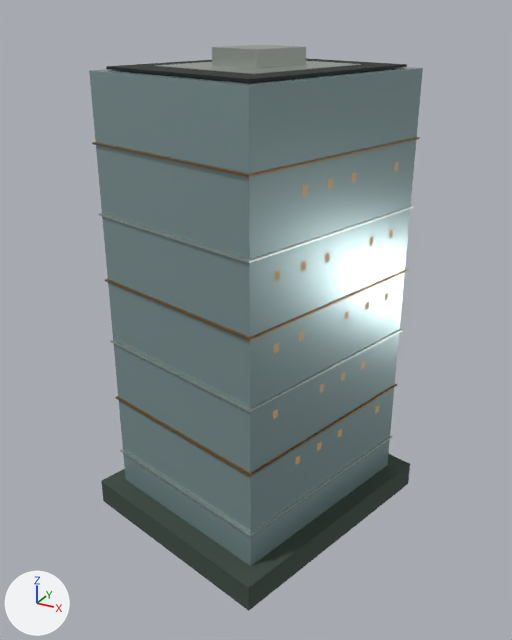
One commit to the Blender file landmarks/assets/china-overseas.blend: the scene before it, then after it.
Before and after are seen from a 50 mm camera at (69.0, -126.8, 109.9) aimed at (0.5, -2.4, 47.7). The axes (+X, +Y, +Z) are drawn at lower left. The lights are the same throughout. The picture after the commit comes second.

In view in the first picture: 'crown_screen', 'crown_step', 'envelope', 'floor_bands', 'floor_bands.001', 'night_windows', 'podium', 'roof_deck'.
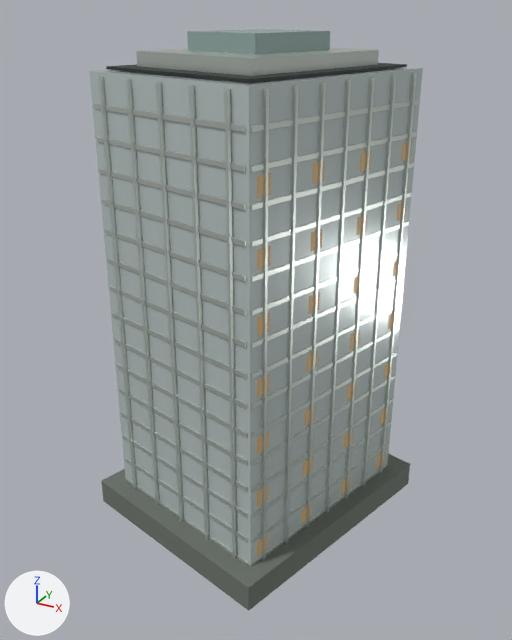
What differs and where, as boxes (x1, y1, x2, y2) in the pictures (512 x 640 px):
'envelope', recoloured, surface changed (grey to light grey)
    both: (89, 67, 423, 566)
'fins', added
    after: (99, 73, 417, 560)
'floor_bands', recoloured, reshaped (41% taller)
    before: (99, 206, 413, 537)
    after: (94, 100, 420, 566)
'podium', recoloured, surface changed (lighter)
    both: (101, 454, 410, 611)
'crown_step', recoloured, reshaped
    before: (155, 61, 362, 74)
    after: (136, 48, 379, 76)
'crown_screen', recoloured, reshaped
    before: (212, 45, 306, 68)
    after: (187, 29, 330, 55)
'night_windows', reshaped
    before: (273, 162, 399, 465)
    after: (257, 141, 412, 556)
'floor_bands.001', deleted
    before: (92, 137, 420, 477)
part 1 of me_crown_step, rebuilt (not visible afterwards)
    before: (155, 61, 358, 74)
part 2 of me_crown_step, deleted
    before: (254, 64, 362, 74)
part 3 of me_crown_step, deleted
    before: (159, 66, 253, 74)
part 4 of me_crown_step, added
    after: (136, 48, 379, 76)
part 6 of me_floor_bands, rebuilt
    before: (250, 436, 393, 537)
    after: (252, 443, 388, 539)
part 7 of me_floor_bands, rebuilt (6% narrower)
    before: (120, 450, 250, 537)
    after: (125, 457, 247, 539)
part 8 of me_floor_bands, deleted
    before: (99, 214, 249, 263)
part 9 of me_floor_bands, built on
    before: (99, 206, 413, 535)
    after: (94, 100, 420, 566)

The change, as a diff of the scene's bpy script:
```diff
--- a/landmarks/assets/china-overseas.blend.py
+++ b/landmarks/assets/china-overseas.blend.py
@@ mat_glass @@
 mat_glass = principled_material('glass')
-mat_glass.base_color = (0.27, 0.381, 0.392)  # grey #8ea6a8
-mat_glass.metallic = 0.42
-mat_glass.roughness = 0.24
+mat_glass.base_color = (0.558, 0.644, 0.631)  # light grey #c5d2d0
+mat_glass.metallic = 0.22
+mat_glass.roughness = 0.16
@@ mat_metal @@
 mat_metal = principled_material('metal')
-mat_metal.base_color = (0.539, 0.591, 0.546)  # light grey #c2cac3
+mat_metal.base_color = (0.665, 0.723, 0.672)  # light grey #d5ddd6
 mat_metal.metallic = 0.82
@@ mat_stone @@
 mat_stone = principled_material('stone')
-mat_stone.base_color = (0.0452, 0.0704, 0.0545)  # greyish green #3c4b42
+mat_stone.base_color = (0.153, 0.175, 0.15)  # grey #6d746c
 mat_stone.metallic = 0.04
-mat_stone.roughness = 0.84
+mat_stone.roughness = 0.78
@@ me_crown_step @@
-me_crown_step.from_pydata(...)  # 24 vertices, 6 faces; spans x -16.5..16.5, y -18.0..18.0, z 95.0..100.0
+me_crown_step.from_pydata(...)  # 24 vertices, 6 faces; spans x -19.2..19.2, y -20.9..20.9, z 99.8..102.6
+# me_crown_step part 1: the loose piece of 4 vertices spanning x -16.5..16.5, y -18.0..18.0, z 100.0 is rebuilt with 4 vertices and now spans x -19.2..19.2, y -20.9..20.9, z 99.8
+# me_crown_step part 2: the loose piece of 4 vertices spanning x 8.6..16.5, y -18.0..11.2, z 95.0..100.0 is deleted
+# me_crown_step part 3: the loose piece of 4 vertices spanning x -16.5..8.6, y -18.0..-11.2, z 95.0..100.0 is deleted
+# me_crown_step part 4: 20 vertices added at x -19.2..19.2, y -20.9..20.9, z 99.8..102.6
+# other edits to the shape of me_crown_step do not show in these pictures
 me_crown_step.materials.append(mat_metal)
@@ me_crown_screen @@
-me_crown_screen.from_pydata(...)  # 24 vertices, 6 faces; spans x -7.5..7.4, y -8.1..8.1, z 100.0..103.2
-me_crown_screen.materials.append(mat_metal)  # light grey #c2cac3
+me_crown_screen.from_pydata(...)  # 24 vertices, 6 faces; spans x -11.2..11.2, y -12.2..12.2, z 102.0..106.0
+# me_crown_screen part 5: the whole mesh is rebuilt
+me_crown_screen.materials.append(mat_glass_alt)  # grey #9eb6b0
@@ me_floor_bands @@
-me_floor_bands.from_pydata(...)  # 72 vertices, 18 faces; spans x -27.2..27.2, y -29.6..29.6, z 14.1..71.6
+me_floor_bands.from_pydata(...)  # 1440 vertices, 360 faces; spans x -26.8..26.7, y -29.0..29.0, z 5.7..93.3
+# me_floor_bands part 6: the loose piece of 4 vertices spanning x 14.2..27.2, y -29.6..18.4, z 14.1..14.5 is rebuilt with 4 vertices and now spans x 14.0..26.7, y -28.6..17.5, z 12.8
+# me_floor_bands part 7: the loose piece of 4 vertices spanning x -27.2..14.2, y -29.6..-18.4, z 14.1..14.5 is rebuilt with 4 vertices and now spans x -25.9..13.1, y -29.0..-18.2, z 12.8
+# me_floor_bands part 8: the loose piece of 4 vertices spanning x -27.2..14.2, y -29.6..-18.4, z 71.3..71.6 is deleted
+# me_floor_bands part 9: 48 vertices removed from x -27.2..27.2, y -29.6..29.6, z 14.1..71.6; 1424 vertices added at x -26.8..26.7, y -29.0..29.0, z 5.7..93.3
+# other edits to the shape of me_floor_bands do not show in these pictures
 me_floor_bands.materials.append(mat_metal)
@@ me_night_windows @@
-me_night_windows.from_pydata(...)  # 180 vertices, 45 faces; spans x -25.2..25.2, y -23.1..23.1, z 24.1..81.9
+me_night_windows.from_pydata(...)  # 224 vertices, 56 faces; spans x -26.3..26.3, y -27.2..27.2, z 7.5..85.3
+# me_night_windows part 10: 88 vertices removed from x 15.6..25.2, y -23.1..12.1, z 24.1..81.9; 112 vertices added at x 14.5..26.3, y -27.2..16.2, z 7.5..85.3
+# other edits to the shape of me_night_windows do not show in these pictures
 me_night_windows.materials.append(mat_night)
@@ ob_floor_bands_001 @@
-ob_floor_bands_001 = bpy.data.objects.new('floor_bands.001', me_floor_bands_001)
@@ ob_fins @@
+ob_fins = bpy.data.objects.new('fins', me_fins)  # 576 vertices, 144 faces; spans x -26.5..26.5, y -28.6..28.6, z 0.5..98.5; in mat_metal (light grey #d5ddd6)
+ob_fins.location = (0.0, 0.0, 0.0)
```
